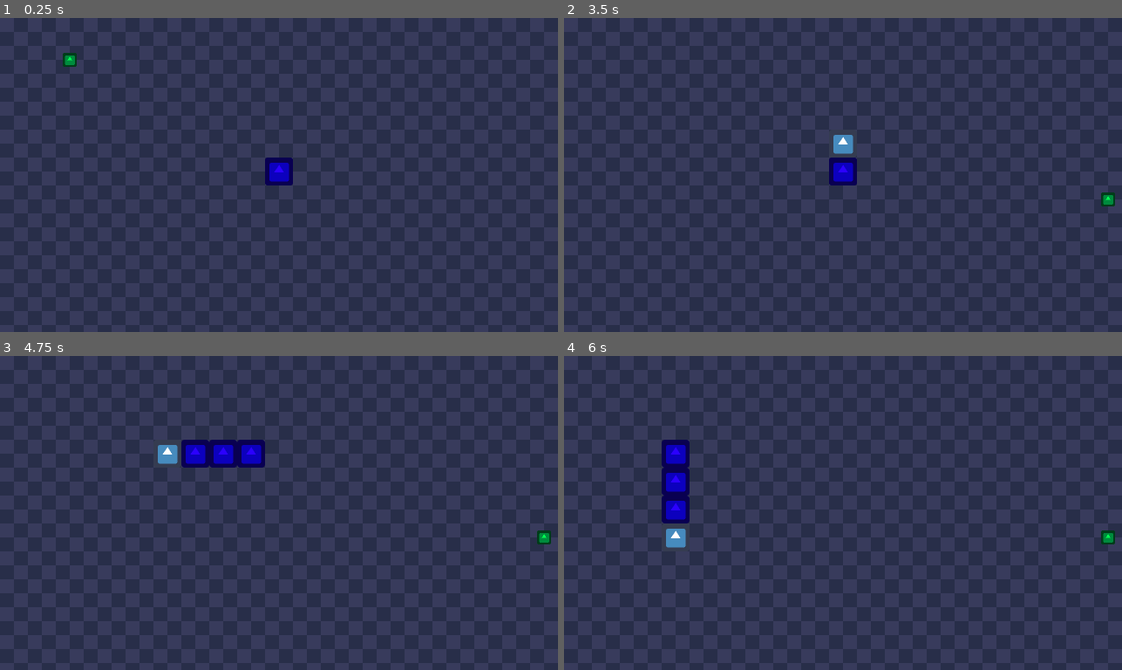
Above: before the commit, frames 1-4 (two rows, left to right).
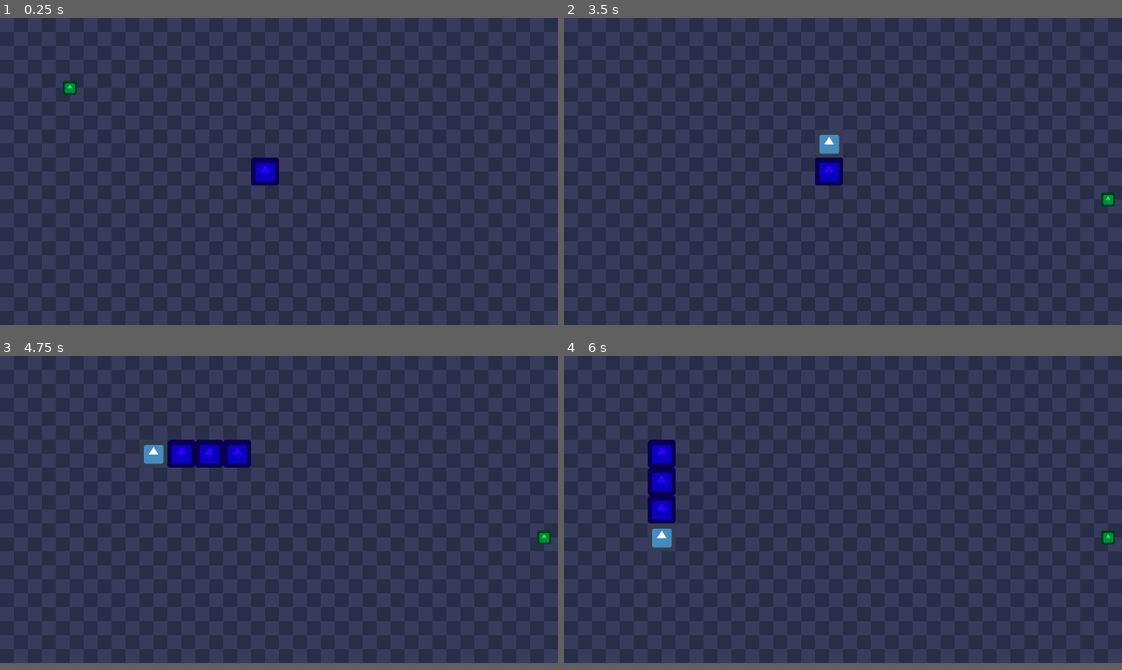
Above: after the commit, the same moments.

Repository: DanielBT91/godot-005-simple-snake-game
Game: Godot game, scene res://Scenes/World.tscn
Two runs of this game, one before a commit and one after it. Both use one fixed random seed, a clock stepped at 60 frames per second and the inputs below. The engine's default icon, where the game draws it, is replaced by a stand-in: a white triangle on a blue panel in a dark square.
Inputs:
- Up to frame 1 (0.25 s): no input
- Up to frame 2 (3.5 s): tap Enter at 0.5, 2 s; hold Right (ui_right) 0.53-1.28 s; tap Space at 1.25, 2.75 s; hold Down (ui_down) 1.28-2.03 s; hold Right (ui_right) 2.03-2.78 s; hold Up (ui_up) from 2.78 s (still down)
- Up to frame 3 (4.75 s): release Up (ui_up) at 3.53 s; hold Left (ui_left) from 3.53 s (still down)
- Up to frame 4 (6 s): release Left (ui_left) at 5.03 s; hold Down (ui_down) 5.03-5.78 s; hold Right (ui_right) from 5.78 s (still down)
The window is 640x360 before the commit and 640x352 after it. Grey fills any space a smaller window leaves; there, only what the larger window draws over its background counts as a difference.

The runs differ from the first frame. In frame 1, 0.8% of the frame differs, in the area x 11-53%, y 11-54%; in frame 2, 0.9%; in frame 3, 1.2%; in frame 4, 1.9%, in the area x 15-23%, y 26-62%.

Commit message:
prevent food on spawning player or tail;

Diff:
--- a/Scenes/World.gd
+++ b/Scenes/World.gd
@@ -3,6 +3,8 @@
 const FOOD = preload("res://Scenes/Food.tscn")
 
 func _ready():
+#	randomize()
+
 	var screen_size = OS.get_screen_size()
 	var window_size = OS.get_window_size()
 	OS.set_window_position(screen_size*0.5 - window_size*0.5)
@@ -15,8 +17,23 @@
 
 func spawn_food():
 	var food = FOOD.instance()
-	var pos = Vector2(round(rand_range(0, 20)), round(rand_range(0, 11))) * 64
-	pos += Vector2(32, 32)
+
+	var pos
+	for i in 20:
+
+		pos = Vector2(round(rand_range(0, 20)), round(rand_range(1, 10))) * 64
+		pos += Vector2(32, 32)
+
+		if pos == $Player.global_position:
+			print("food on player new pos")
+			continue
+
+		for part in $Player.parts:
+			if pos == part.global_position:
+				print("food on part new pos")
+				continue
+		break
+
 	food.global_position = pos
 	add_child(food)
 
--- a/Scenes/World.tscn
+++ b/Scenes/World.tscn
@@ -4,7 +4,7 @@
 [ext_resource path="res://grid.png" type="Texture" id=2]
 [ext_resource path="res://Scenes/Player.tscn" type="PackedScene" id=3]
 
-[node name="World" type="Node"]
+[node name="World" type="Node" index="0"]
 
 script = ExtResource( 1 )
 
@@ -36,7 +36,7 @@
 
 [node name="Player" parent="." index="1" instance=ExtResource( 3 )]
 
-position = Vector2( 640, 352 )
+position = Vector2( 608, 352 )
 
 [node name="Timer" type="Timer" parent="." index="2"]
 
--- a/project.godot
+++ b/project.godot
@@ -17,7 +17,7 @@
 [display]
 
 window/size/width=640
-window/size/height=360
+window/size/height=352
 window/stretch/mode="2d"
 window/stretch/aspect="expand"
 window/stretch/shrink=".5"
